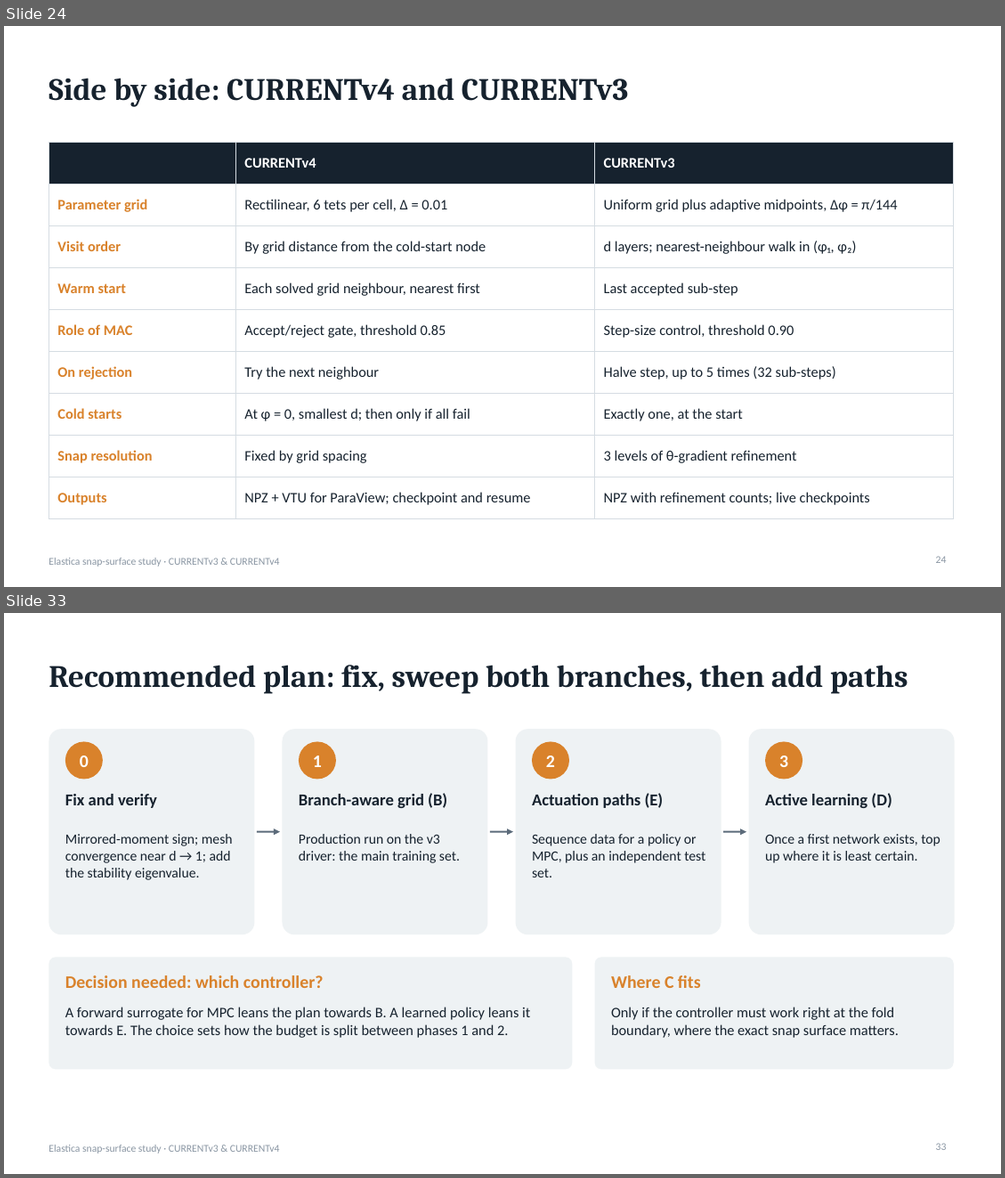
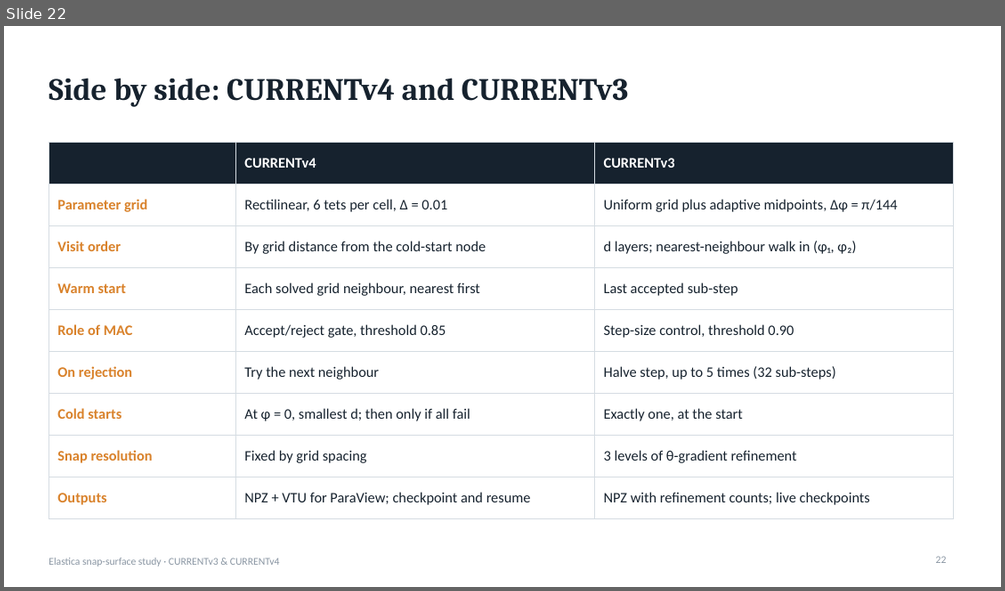
Before and after one commit to grraxx/elastica, a slide deck: presentation/elastica_snap_surface.pptx. Shown one above the other, each under a label of ours: slides 24 and 33 before the commit, slide 22 after it; the slides between them are not shown. The pictures are 1005x1178 and 1005x591 pixels, drawn with LibreOffice and Linux fonts; fonts in the diff are those of the drawing. Boxes give left, top, right and bottom in pixels: in the first picture for what was removed or moved away, otherwise in the second. Text is boxed around its words. In the diff, an @@ line names an element or a change of style, - is before the commit and + after.

```diff
--- a/presentation/elastica_snap_surface.pptx
+++ b/presentation/elastica_snap_surface.pptx
@@ slide 33 removed at <box>4,613,1001,1174</box>, background #FFFFFF; not listed: 1 template element that a slide beside it also shows @@
@@ title removed at <box>48,665,908,694</box> @@
-Recommended plan: fix, sweep both branches, then add paths
@@ rounded rectangle removed at <box>48,729,254,934</box> @@
@@ ellipse removed at <box>65,742,103,779</box> @@
@@ rounded rectangle removed at <box>283,729,488,934</box> @@
@@ ellipse removed at <box>299,742,336,779</box> @@
@@ rounded rectangle removed at <box>516,729,721,934</box> @@
@@ ellipse removed at <box>532,742,569,779</box> @@
@@ rounded rectangle removed at <box>749,729,955,934</box> @@
@@ ellipse removed at <box>765,742,802,779</box> @@
@@ text removed at <box>80,755,89,767</box> @@
-0
@@ text removed at <box>313,755,322,767</box> @@
-1
@@ text removed at <box>546,755,555,767</box> @@
-2
@@ text removed at <box>779,755,788,767</box> @@
-3
@@ text removed at <box>65,794,157,808</box> @@
-Fix and verify
@@ text removed at <box>299,793,447,808</box> @@
-Branch-aware grid (B)
@@ text removed at <box>532,793,663,808</box> @@
-Actuation paths (E)
@@ text removed at <box>765,793,891,808</box> @@
-Active learning (D)
@@ text removed at <box>65,834,233,880</box> @@
-Mirrored-moment sign; mesh convergence near d → 1; add the stability eigenvalue.
@@ arrow removed from (257, 831) to (280, 831) @@
@@ text removed at <box>299,834,460,863</box> @@
-Production run on the v3 driver: the main training set.
@@ arrow removed from (490, 831) to (513, 831) @@
@@ text removed at <box>532,834,705,877</box> @@
-Sequence data for a policy or MPC, plus an independent test set.
@@ arrow removed from (723, 831) to (746, 831) @@
@@ text removed at <box>765,834,940,863</box> @@
-Once a first network exists, top up where it is least certain.
@@ rounded rectangle removed at <box>48,957,573,1070</box> @@
@@ rounded rectangle removed at <box>595,957,954,1070</box> @@
@@ text removed at <box>65,975,324,988</box> @@
-Decision needed: which controller?
@@ text removed at <box>611,975,701,988</box> @@
-Where C fits
@@ text removed at <box>65,1006,530,1038</box> @@
-A forward surrogate for MPC leans the plan towards B. A learned policy leans it towards E. The choice sets how the budget is split between phases 1 and 2.
@@ text removed at <box>611,1006,898,1038</box> @@
-Only if the controller must work right at the fold boundary, where the exact snap surface matters.
@@ page number removed at <box>936,1143,947,1150</box> @@
-33
@@ what was slide 24 is now slide 22 @@
@@ page number at <box>936,556,947,563</box>: text changed @@
-24
+22
```
Also in this commit, not shown: 4 slides changed, 11 other slides removed.
